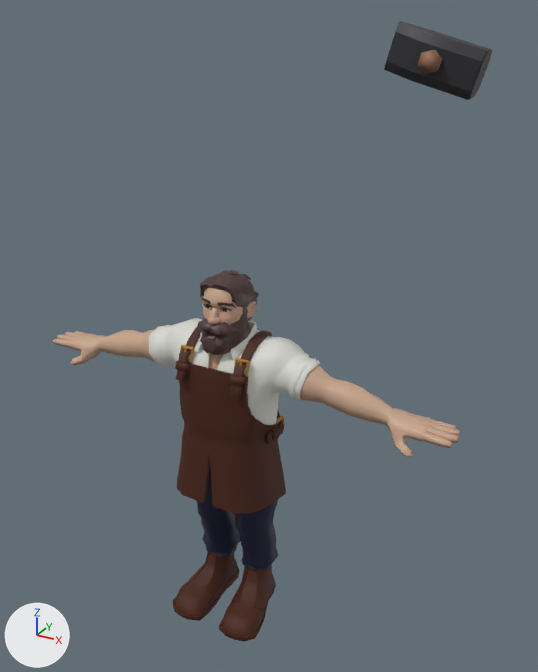
The FBX model Assets/Animation/Chado/Chado.fbx: old version first, new version second.
Camera for both pictures: a camera (50 mm lens) standing at (0.806, -1.28, 0.668) and looking at (0.08, 0.04, 0.008). The axes (+X, +Y, +Z) are drawn at lower left. The lights are the same throughout. Where no turn or scale is listed for an object, it has been applied to the vertices.

The first picture shows 'Apron', 'Big_Beard', 'Big_Mustache', 'Boots', 'Chado', 'Hair', 'Hammer', 'Pants', 'Shirt', 'Shirt_Collar'.
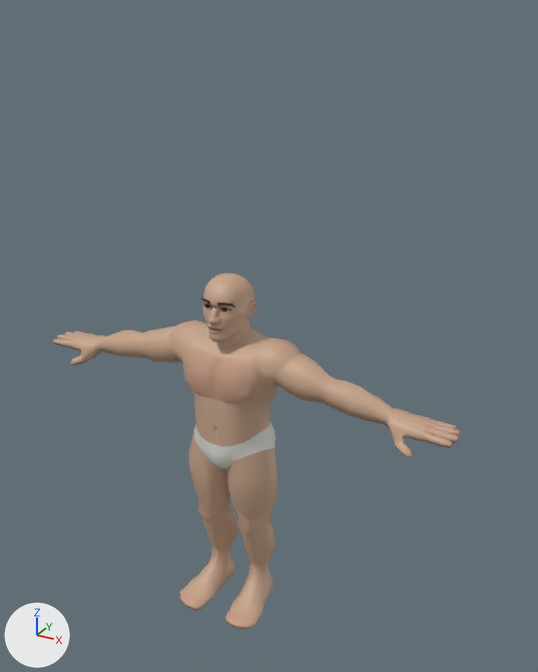
Pixel boxes [x1, y1, x2, y2] of what changed, in the pictures (538 x 672 px):
'Apron', hidden (brown): before [175, 326, 286, 513]
'Shirt', hidden: before [149, 318, 321, 425]
'Hammer', hidden (black): before [384, 21, 492, 100]
'Boots', hidden (brown): before [173, 552, 276, 641]
'Pants', hidden: before [197, 468, 278, 570]
'Hair', hidden: before [200, 270, 259, 321]
'Big_Beard', hidden: before [200, 312, 251, 355]
'Big_Mustache', hidden: before [197, 319, 238, 335]
'Shirt_Collar', hidden: before [197, 321, 257, 361]
'Chado', unchanged, uncovered by the edit: before [53, 288, 460, 458]; after [53, 273, 460, 629]

The edits, one by one:
Object 'Pants' (ob_pants) turns from (90, 0, 0) to (0, 0, 0) degrees about x, y and z.
Object 'Pants' (ob_pants) is rescaled from (0.01, 0.01, 0.01) to (1.0, 1.0, 1.0).
Object 'Pants' (ob_pants) moves from (0.0, 0.0, 0.0) to (0.0, -71.733, 0.0).
Object 'Pants' (ob_pants) is now hidden.
Object 'Boots' (ob_boots) turns from (90, 0, 0) to (0, 0, 0) degrees about x, y and z.
Object 'Boots' (ob_boots) is rescaled from (0.01, 0.01, 0.01) to (1.0, 1.0, 1.0).
Object 'Boots' (ob_boots) moves from (0.0, 0.0, 0.0) to (0.0, -71.733, 0.0).
Object 'Boots' (ob_boots) is now hidden.
Object 'Big_Beard' (ob_big_beard) turns from (90, 0, 0) to (0, 0, 0) degrees about x, y and z.
Object 'Big_Beard' (ob_big_beard) moves from (0.0, -0.064, 0.027) to (0.0, -69.003, 6.406).
Object 'Big_Beard' (ob_big_beard) is rescaled from (0.0176, 0.01, 0.01) to (1.76, 1.0, 1.0).
Object 'Big_Beard' (ob_big_beard) is now hidden.
Object 'Shirt' (ob_shirt) turns from (90, 0, 0) to (0, 0, 0) degrees about x, y and z.
Object 'Shirt' (ob_shirt) is rescaled from (0.01, 0.01, 0.01) to (1.0, 1.0, 1.0).
Object 'Shirt' (ob_shirt) moves from (0.0, 0.0, 0.0) to (0.0, -71.733, 0.0).
Object 'Shirt' (ob_shirt) is now hidden.
Object 'Big_Mustache' (ob_big_mustache) turns from (90, 0, 0) to (0, 0, 0) degrees about x, y and z.
Object 'Big_Mustache' (ob_big_mustache) moves from (0.0, 0.041, -0.027) to (0.0, -74.422, -4.067).
Object 'Big_Mustache' (ob_big_mustache) is rescaled from (0.015, 0.015, 0.0131) to (1.5, 1.5, 1.31).
Object 'Big_Mustache' (ob_big_mustache) is now hidden.
Object 'Hammer' (ob_hammer) is rescaled from (0.01, 0.01, 0.01) to (1.0, 1.0, 1.0).
Object 'Hammer' (ob_hammer) moves from (0.003, -0.149, 0.721) to (0.289, -0.758, 14.858).
Object 'Hammer' (ob_hammer) turns from (180, -74, 5) to (95, 1.3, 75) degrees about x, y and z.
Object 'Hammer' (ob_hammer) is now hidden.
Object 'Shirt_Collar' (ob_shirt_collar) turns from (90, 0, 0) to (0, 0, 0) degrees about x, y and z.
Object 'Shirt_Collar' (ob_shirt_collar) is rescaled from (0.01, 0.01, 0.01) to (1.0, 1.0, 1.0).
Object 'Shirt_Collar' (ob_shirt_collar) moves from (0.0, 0.0, 0.0) to (0.0, -71.733, 0.0).
Object 'Shirt_Collar' (ob_shirt_collar) is now hidden.
Object 'Apron' (ob_apron) turns from (90, 0, 0) to (0, 0, 0) degrees about x, y and z.
Object 'Apron' (ob_apron) is rescaled from (0.01, 0.01, 0.01) to (1.0, 1.0, 1.0).
Object 'Apron' (ob_apron) moves from (0.0, 0.0, 0.0) to (0.0, -71.733, 0.0).
Object 'Apron' (ob_apron) is now hidden.
Object 'Hair' (ob_hair) turns from (90, 0, 0) to (0, 0, 0) degrees about x, y and z.
Object 'Hair' (ob_hair) moves from (0.0, 0.0, 0.091) to (0.0, -62.623, 0.0).
Object 'Hair' (ob_hair) is rescaled from (0.0914, 0.108, 0.108) to (9.14, 10.8, 10.8).
Object 'Hair' (ob_hair) is now hidden.
